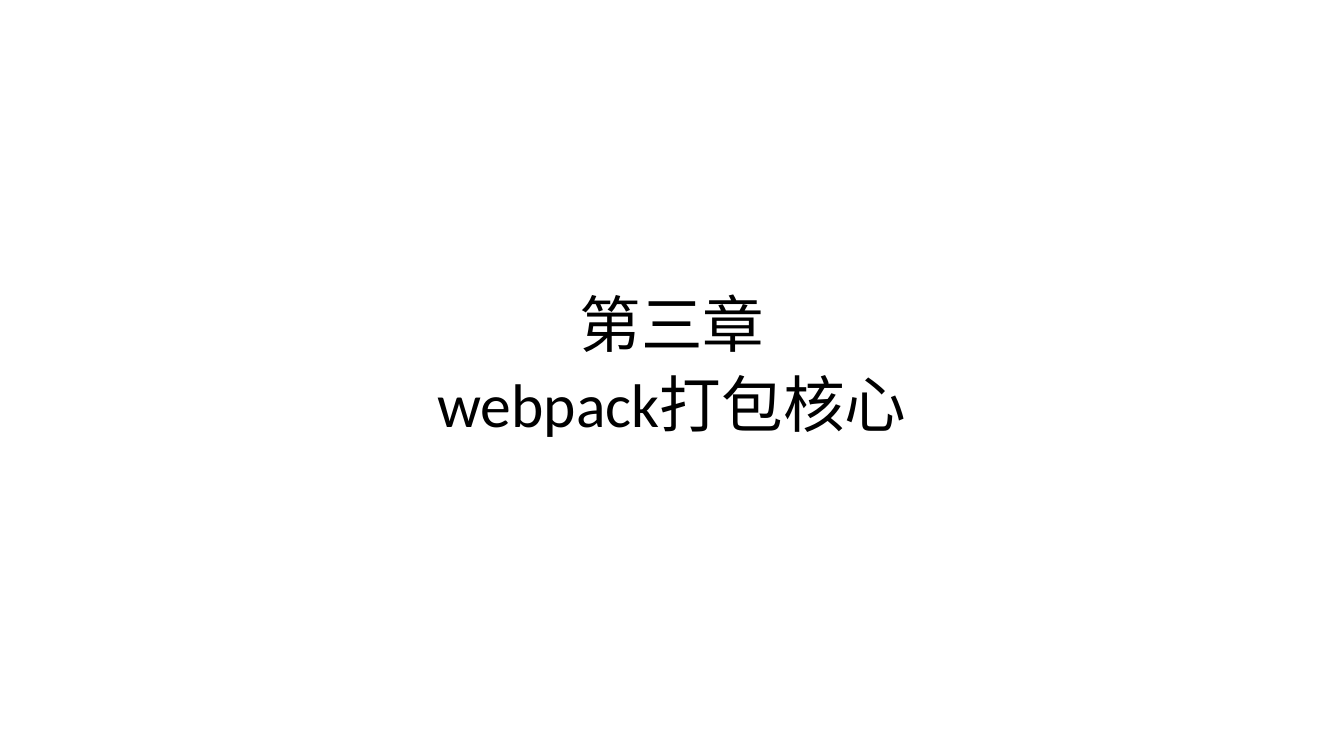
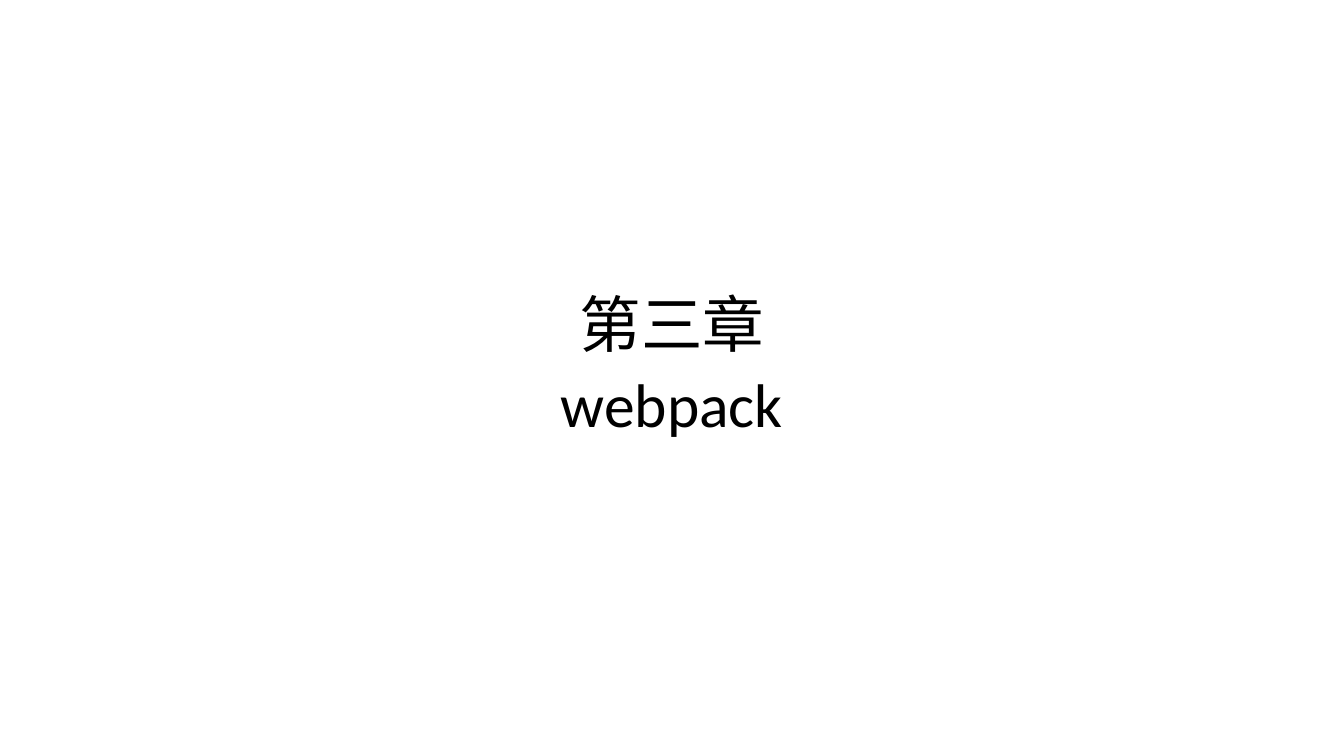
Before and after one commit to Cohen-Wang/workbench, a slide deck: slide 42 of cloud/webpack-ppt/培训 - webpack.pptx. Drawn at 1344x756 pixels with LibreOffice and Linux fonts; fonts in the diff are those of the drawing. Boxes give left, top, right and bottom in pixels: in the first picture for what was removed or moved away, otherwise in the second. Text is boxed around its words. In the diff, an @@ line names an element or a change of style, - is before the commit and + after.

```diff
--- a/cloud/webpack-ppt/培训 - webpack.pptx
+++ b/cloud/webpack-ppt/培训 - webpack.pptx
@@ text at (x1=561, y1=384, x2=783, y2=437): text changed @@
-webpack打包核心
+webpack
```
Also in this commit, not shown: 13 other slides changed, 9 slides added, 1 slide removed, 2 other files.
